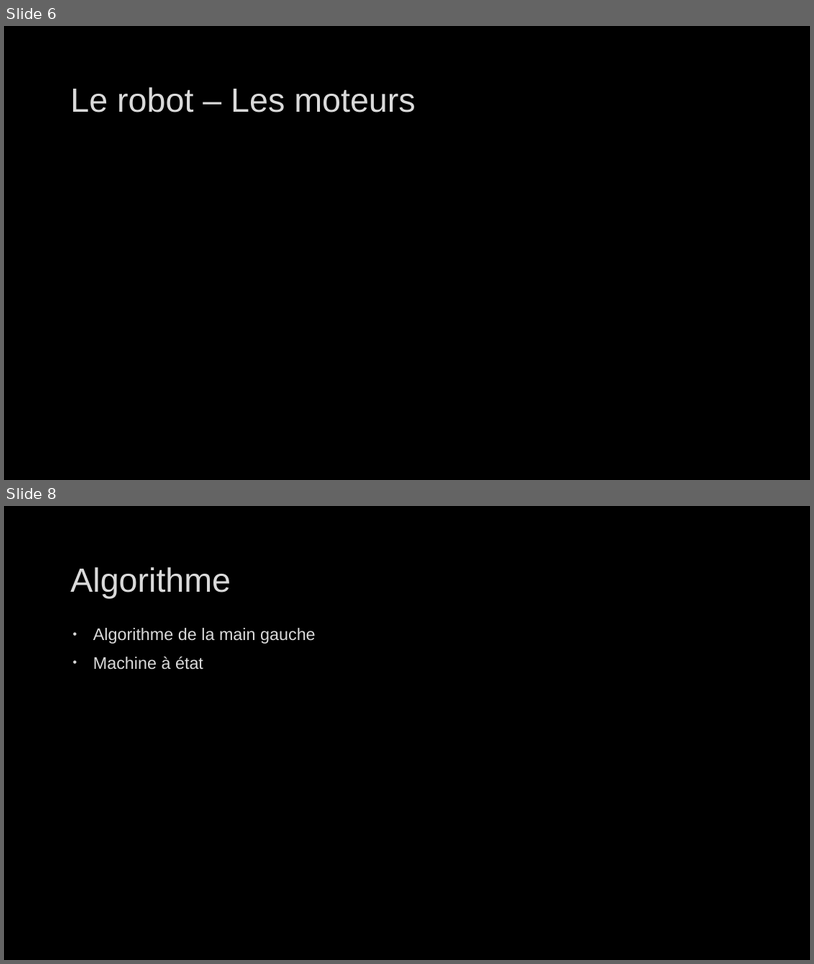
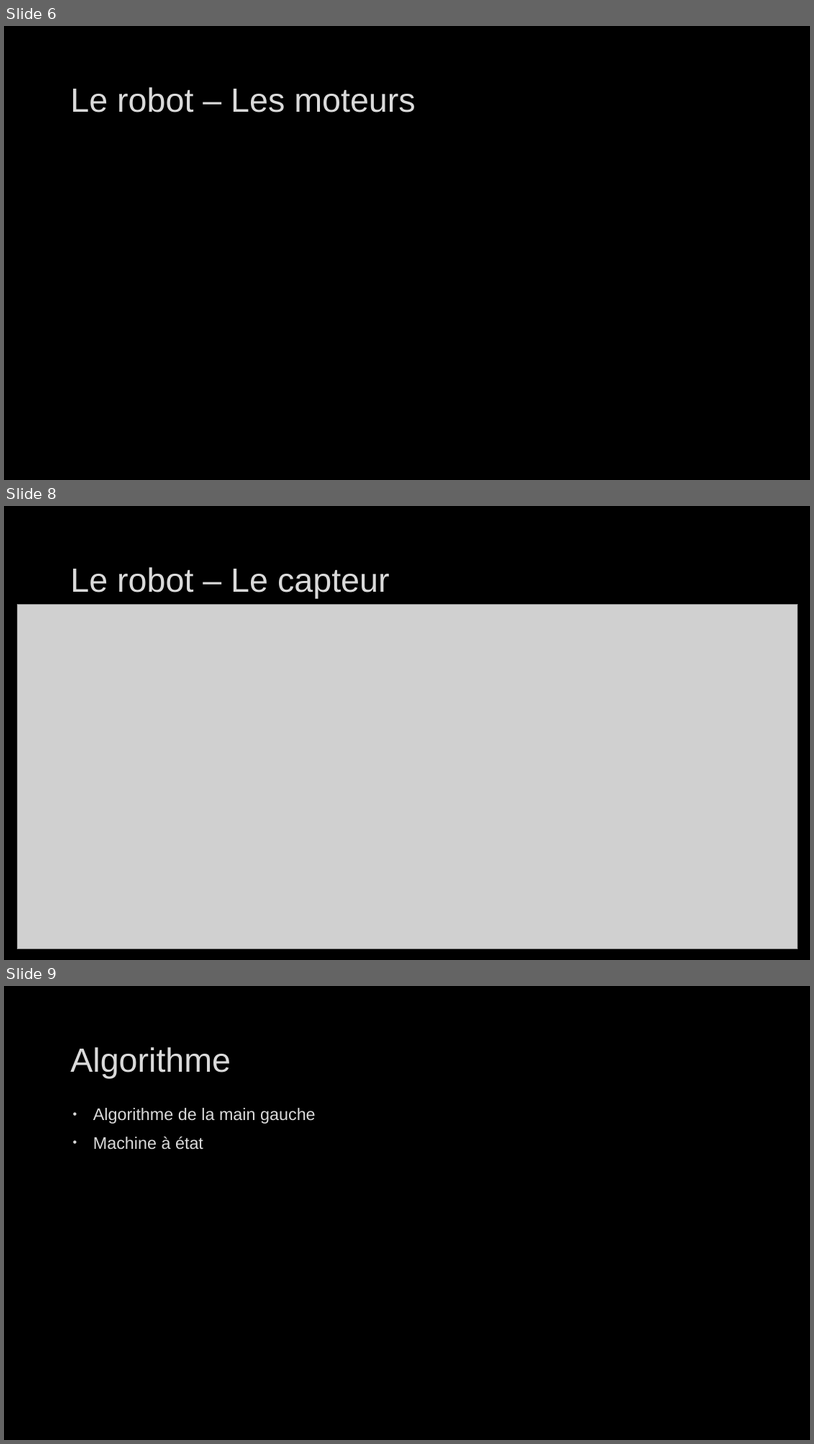
Before and after one commit to CyrilPy/BadMonkey, a slide deck: Gestion projet/Projet intégration robotique – IMERIR.pptx. Shown one above the other, each under a label of ours: slides 6 and 8 before the commit, slides 6, 8 and 9 after it; the slides between them are not shown. The pictures are 814x964 and 814x1444 pixels, drawn with LibreOffice and Linux fonts; fonts in the diff are those of the drawing; grey boxes stand for pictures; background and template pictures are left out. Boxes give left, top, right and bottom in pixels: in the first picture for what was removed or moved away, otherwise in the second. Text is boxed around its words. In the diff, an @@ line names an element or a change of style, - is before the commit and + after.

```diff
--- a/Gestion projet/Projet intégration robotique – IMERIR.pptx
+++ b/Gestion projet/Projet intégration robotique – IMERIR.pptx
@@ slide 8 added at [4, 506, 810, 960], background picture (left out) @@
@@ title added at [70, 567, 390, 598], 40 pt, text #DADADA @@
+Le robot – Le capteur
@@ picture added at [17, 604, 798, 949] @@
@@ what was slide 8 is now slide 9 @@
```
Also in this commit, not shown: 5 slides changed, 1 other file.
